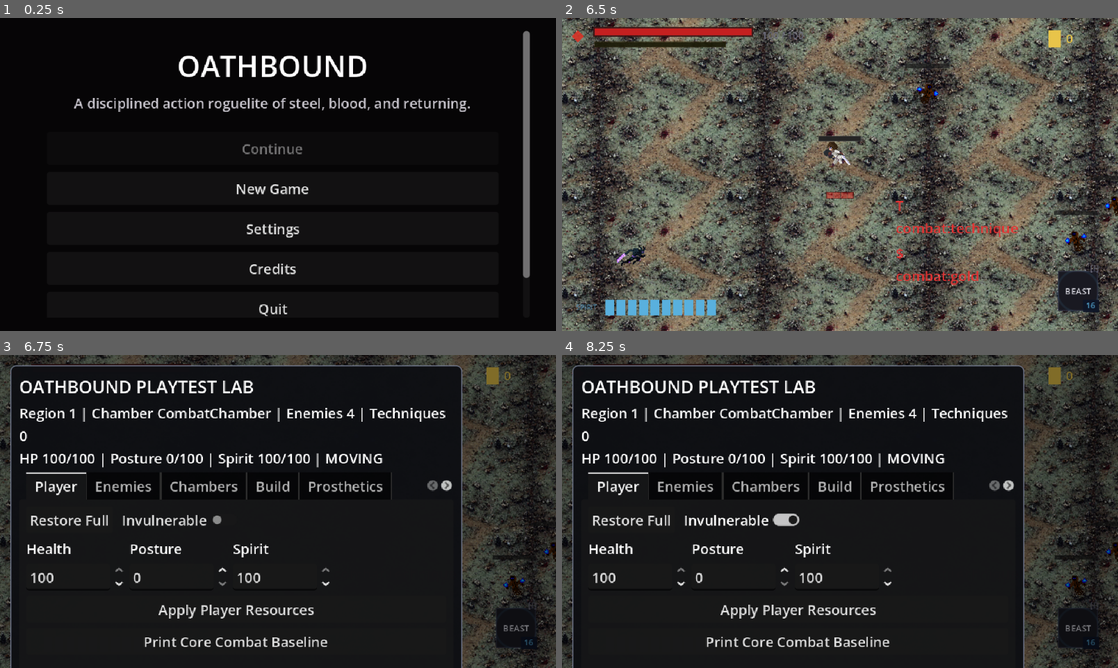
Above: before the commit, frames 1-4 (two rows, left to right).
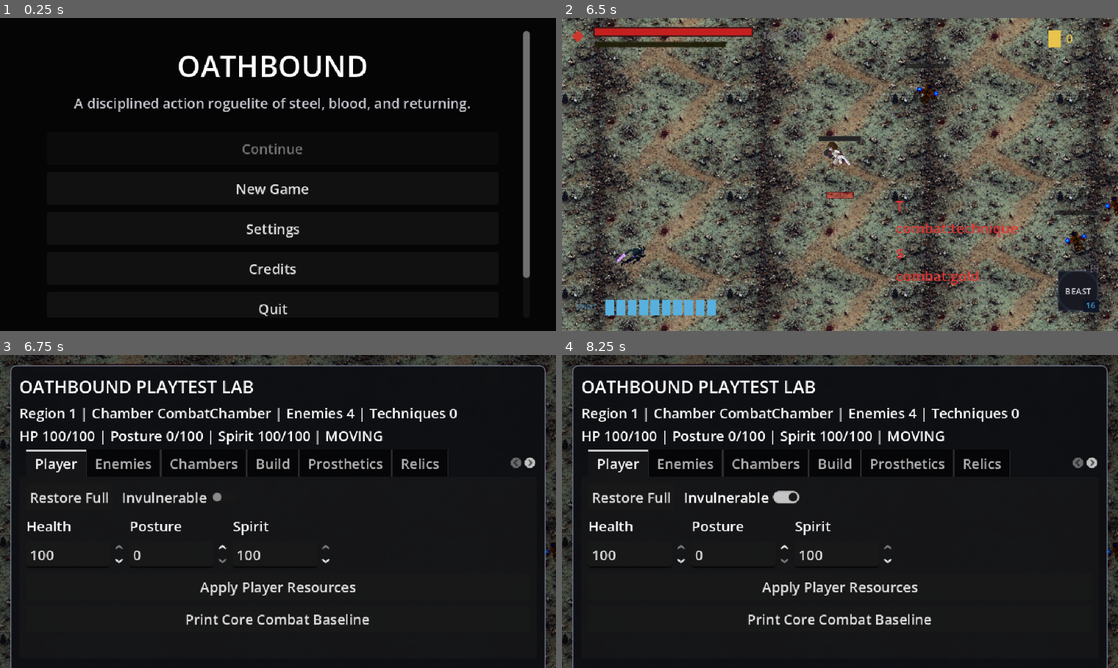
Above: after the commit, the same moments.

Repository: seancl8611/oathbound
Game: Godot game, scene res://TitleScreen/menu.tscn
Same seed, same stepped clock (60 frames per second), same inputs: the game is played once before the commit and once after it. Sound files missing from this copy of the repository are replaced by a short silence.
Inputs (mouse positions are in pixels of both pictures, inside the frame that each line leads up to):
- Up to frame 1 (0.25 s): no input
- Up to frame 2 (6.5 s): click "New Game" at 0.5 s; click "Slot 1 • 0h 00m First Attempt…" at 1.25 s; click "Cancel" at 2 s; click "Slot 2 Empty" at 2.75 s; tap Enter (ui_accept) at 3.5, 3.77, 4.52, 6.02 s; move the mouse to (962, 158) at 3.52 s; press the mouse at (962, 158) at 3.53 s; hold D (right) 3.53-4.28 s; move the mouse to (728, 190) at 4.27 s; release the mouse at (728, 190) at 4.28 s; hold S (down) 4.28-5.03 s; tap Space (dash) at 4.35 s; click (728, 190) at 4.42 s; move the mouse to (895, 105) at 5.02 s; hold D (right) 5.03-5.78 s; tap E (execute_finisher) at 5.1 s; click (895, 105) at 5.17 s; move the mouse to (812, 237) at 5.77 s; hold W (up) from 5.78 s (still down); right-click (812, 237) at 5.85 s; click (812, 237) at 5.92 s
- Up to frame 3 (6.75 s): move the mouse to (444, 558) at 6.52 s; release W (up) at 6.53 s; hold A (left) from 6.53 s (still down); hold ` (playtest_lab_toggle) from 6.53 s (still down); click (444, 558) at 6.67 s
- Up to frame 4 (8.25 s): tap Enter (ui_accept) at 6.77 s; release A (left) at 7.25 s; release ` (playtest_lab_toggle) at 7.25 s; click "Restore Full" at 7.25 s; click "Invulnerable" at 8 s

Frames 1-2 are identical in both runs. In frame 3, 17% of the frame differs, in the area x 3-99%, y 3-100%; in frame 4, 17%.

Commit message:
playtest: make lab scrollable and add power presets

Diff:
--- a/game/oathbound/Core/Regions/OathboundRegionPlaytestLab.gd
+++ b/game/oathbound/Core/Regions/OathboundRegionPlaytestLab.gd
@@ -26,15 +26,221 @@
 	{"id": "eclipse_shogun", "name": "Eclipse Shogun", "scene": "res://Regions/Kagutsuchi/Enemies/Bosses/EclipseShogun.tscn"},
 ]
 
+const PLAYTEST_POWER_MULTIPLIERS: Array[float] = [1.0, 2.0, 3.0, 5.0, 10.0]
+const RECOMMENDED_INTEGRATION_POWER: float = 5.0
+const FAST_CLEAR_POWER: float = 10.0
+
 var _yomori_actor_dropdown: OptionButton
 var _kagutsuchi_actor_dropdown: OptionButton
 var _region_status: Label
 var _chamber_area_dropdown: OptionButton
+var _power_health_dropdown: OptionButton
+var _power_posture_dropdown: OptionButton
+var _power_status: Label
+var _playtest_health_damage_multiplier: float = 1.0
+var _playtest_posture_damage_multiplier: float = 1.0
+
+
+func _build_ui() -> void:
+	super._build_ui()
+	# The inherited lab used a fixed minimum-size panel. At the project's 640x360
+	# authority viewport, taller inherited tabs can extend below the screen. Keep the
+	# shell inside the viewport; each tab is independently scrollable via _make_tab().
+	if _ui == null:
+		return
+	for child: Node in _ui.get_children():
+		if child is PanelContainer:
+			var panel := child as PanelContainer
+			panel.anchor_left = 0.0
+			panel.anchor_top = 0.0
+			panel.anchor_right = 1.0
+			panel.anchor_bottom = 1.0
+			panel.offset_left = 12.0
+			panel.offset_top = 12.0
+			panel.offset_right = -12.0
+			panel.offset_bottom = -12.0
+			panel.custom_minimum_size = Vector2.ZERO
+			break
+
+
+func _make_tab(tabs: TabContainer, title: String) -> VBoxContainer:
+	# Keep the public helper contract used by all inherited Playtest Lab layers while
+	# putting every tab inside a real ScrollContainer. Mouse wheel and scrollbars now
+	# reach controls that do not fit at small viewport/window sizes.
+	var scroll := ScrollContainer.new()
+	scroll.name = title
+	scroll.horizontal_scroll_mode = ScrollContainer.SCROLL_MODE_AUTO
+	scroll.vertical_scroll_mode = ScrollContainer.SCROLL_MODE_AUTO
+	scroll.size_flags_horizontal = Control.SIZE_EXPAND_FILL
+	scroll.size_flags_vertical = Control.SIZE_EXPAND_FILL
+	tabs.add_child(scroll)
+
+	var margin := MarginContainer.new()
+	margin.add_theme_constant_override("margin_left", 8)
+	margin.add_theme_constant_override("margin_right", 8)
+	margin.add_theme_constant_override("margin_top", 8)
+	margin.add_theme_constant_override("margin_bottom", 8)
+	margin.size_flags_horizontal = Control.SIZE_EXPAND_FILL
+	scroll.add_child(margin)
+
+	var vbox := VBoxContainer.new()
+	vbox.add_theme_constant_override("separation", 6)
+	vbox.size_flags_horizontal = Control.SIZE_EXPAND_FILL
+	margin.add_child(vbox)
+	return vbox
 
 
 func _build_build_tab(tabs: TabContainer) -> void:
 	super._build_build_tab(tabs)
+	_build_power_tab(tabs)
 	_build_region_tab(tabs)
+
+
+func _build_power_tab(tabs: TabContainer) -> void:
+	var vbox: VBoxContainer = _make_tab(tabs, "Power")
+
+	var title := Label.new()
+	title.text = "Playtest-only combat power"
+	title.add_theme_font_size_override("font_size", 18)
+	vbox.add_child(title)
+
+	var intro := Label.new()
+	intro.text = "Outgoing multipliers are debug-session controls only. 1x is canonical gameplay and remains the default."
+	intro.autowrap_mode = TextServer.AUTOWRAP_WORD_SMART
+	intro.modulate = Color(0.72, 0.74, 0.82)
+	vbox.add_child(intro)
+
+	var health_label := Label.new()
+	health_label.text = "Health damage multiplier"
+	vbox.add_child(health_label)
+	_power_health_dropdown = _make_power_dropdown()
+	_power_health_dropdown.item_selected.connect(func(_index: int) -> void: _apply_custom_power())
+	vbox.add_child(_power_health_dropdown)
+
+	var posture_label := Label.new()
+	posture_label.text = "Posture damage multiplier"
+	vbox.add_child(posture_label)
+	_power_posture_dropdown = _make_power_dropdown()
+	_power_posture_dropdown.item_selected.connect(func(_index: int) -> void: _apply_custom_power())
+	vbox.add_child(_power_posture_dropdown)
+
+	var preset_row := HBoxContainer.new()
+	vbox.add_child(preset_row)
+
+	var normal := Button.new()
+	normal.text = "Normal 1x"
+	normal.pressed.connect(_set_power_preset.bind(1.0, false))
+	preset_row.add_child(normal)
+
+	var recommended := Button.new()
+	recommended.text = "Recommended 5x + Invulnerable"
+	recommended.pressed.connect(_set_power_preset.bind(RECOMMENDED_INTEGRATION_POWER, true))
+	preset_row.add_child(recommended)
+
+	var fast_clear := Button.new()
+	fast_clear.text = "Fast Clear 10x + Invulnerable"
+	fast_clear.pressed.connect(_set_power_preset.bind(FAST_CLEAR_POWER, true))
+	preset_row.add_child(fast_clear)
+
+	var restore := Button.new()
+	restore.text = "Restore HP / Posture / Spirit"
+	restore.pressed.connect(_restore_player)
+	vbox.add_child(restore)
+
+	_power_status = Label.new()
+	_power_status.autowrap_mode = TextServer.AUTOWRAP_WORD_SMART
+	_power_status.modulate = Color(0.78, 0.80, 0.88)
+	vbox.add_child(_power_status)
+
+	var note := Label.new()
+	note.text = "Recommended integration setting: 5x Health + 5x Posture + Invulnerable. Use 10x only when you need to reach teardown, reward, or region-transition logic quickly; it is intentionally too strong for pacing/balance evaluation."
+	note.autowrap_mode = TextServer.AUTOWRAP_WORD_SMART
+	note.modulate = Color(0.66, 0.68, 0.76)
+	vbox.add_child(note)
+
+	_sync_power_dropdowns()
+	_refresh_power_status()
+
+
+func _make_power_dropdown() -> OptionButton:
+	var dropdown := OptionButton.new()
+	for multiplier: float in PLAYTEST_POWER_MULTIPLIERS:
+		dropdown.add_item("%.0fx" % multiplier)
+		dropdown.set_item_metadata(dropdown.item_count - 1, multiplier)
+	return dropdown
+
+
+func _selected_power_multiplier(dropdown: OptionButton) -> float:
+	if dropdown == null or dropdown.item_count <= 0:
+		return 1.0
+	return clampf(float(dropdown.get_item_metadata(dropdown.selected)), 1.0, FAST_CLEAR_POWER)
+
+
+func _apply_custom_power() -> void:
+	_playtest_health_damage_multiplier = _selected_power_multiplier(_power_health_dropdown)
+	_playtest_posture_damage_multiplier = _selected_power_multiplier(_power_posture_dropdown)
+	_refresh_power_status()
+	print("[PlaytestLab] Custom power: Health %.1fx | Posture %.1fx" % [
+		_playtest_health_damage_multiplier,
+		_playtest_posture_damage_multiplier,
+	])
+
+
+func _set_power_preset(multiplier: float, invulnerable: bool) -> void:
+	var clamped := clampf(multiplier, 1.0, FAST_CLEAR_POWER)
+	_playtest_health_damage_multiplier = clamped
+	_playtest_posture_damage_multiplier = clamped
+	_sync_power_dropdowns()
+	var player: Node = _get_player()
+	if player != null:
+		if player.has_method("set_playtest_invulnerable"):
+			player.call("set_playtest_invulnerable", invulnerable)
+		if player.has_method("playtest_restore_full"):
+			player.call("playtest_restore_full")
+	_sync_player_controls()
+	_refresh_status()
+	_refresh_power_status()
+	print("[PlaytestLab] Power preset: %.1fx Health/Posture | Invulnerable=%s" % [clamped, str(invulnerable)])
+
+
+func _sync_power_dropdowns() -> void:
+	_select_power_dropdown_value(_power_health_dropdown, _playtest_health_damage_multiplier)
+	_select_power_dropdown_value(_power_posture_dropdown, _playtest_posture_damage_multiplier)
+
+
+func _select_power_dropdown_value(dropdown: OptionButton, multiplier: float) -> void:
+	if dropdown == null:
+		return
+	for index: int in range(dropdown.item_count):
+		if is_equal_approx(float(dropdown.get_item_metadata(index)), multiplier):
+			dropdown.select(index)
+			return
+
+
+func _refresh_power_status() -> void:
+	if _power_status == null:
+		return
+	var player: Node = _get_player()
+	var invulnerable := false
+	if player != null and player.has_method("is_playtest_invulnerable"):
+		invulnerable = bool(player.call("is_playtest_invulnerable"))
+	_power_status.text = "Current: Health %.1fx | Posture %.1fx | Invulnerable: %s\nPower multipliers stay active across chamber/region warps until changed or the debug session ends." % [
+		_playtest_health_damage_multiplier,
+		_playtest_posture_damage_multiplier,
+		str(invulnerable),
+	]
+
+
+func get_playtest_health_damage_multiplier() -> float:
+	if not OS.is_debug_build():
+		return 1.0
+	return clampf(_playtest_health_damage_multiplier, 1.0, FAST_CLEAR_POWER)
+
+
+func get_playtest_posture_damage_multiplier() -> float:
+	if not OS.is_debug_build():
+		return 1.0
+	return clampf(_playtest_posture_damage_multiplier, 1.0, FAST_CLEAR_POWER)
 
 
 func _build_room_tab(tabs: TabContainer) -> void:
